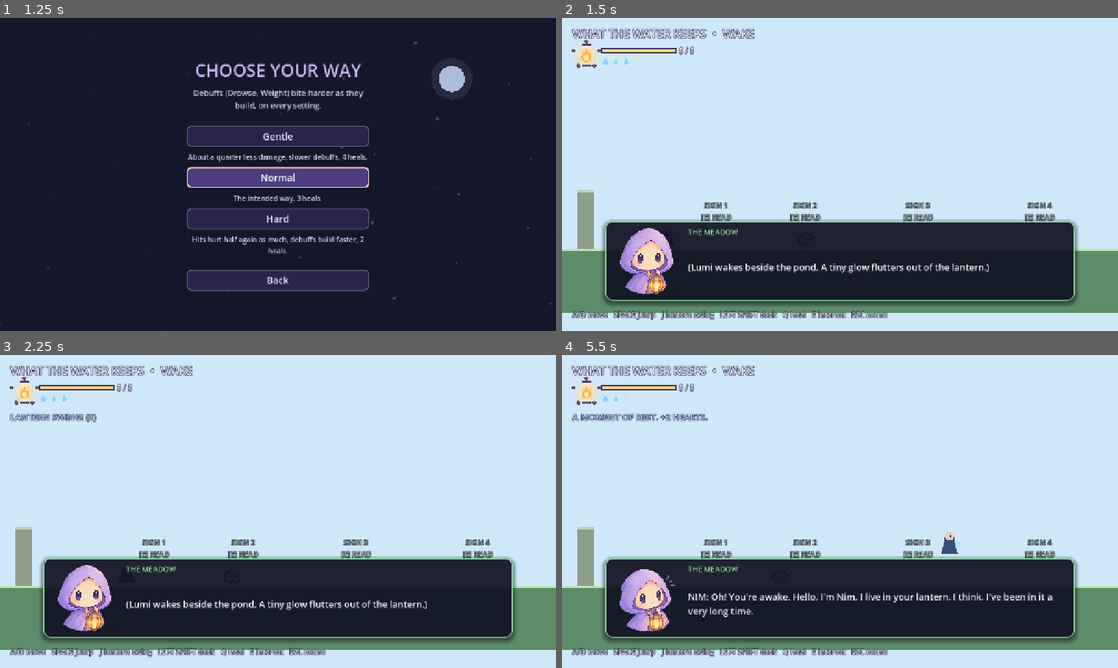
Above: before the commit, frames 1-4 (two rows, left to right).
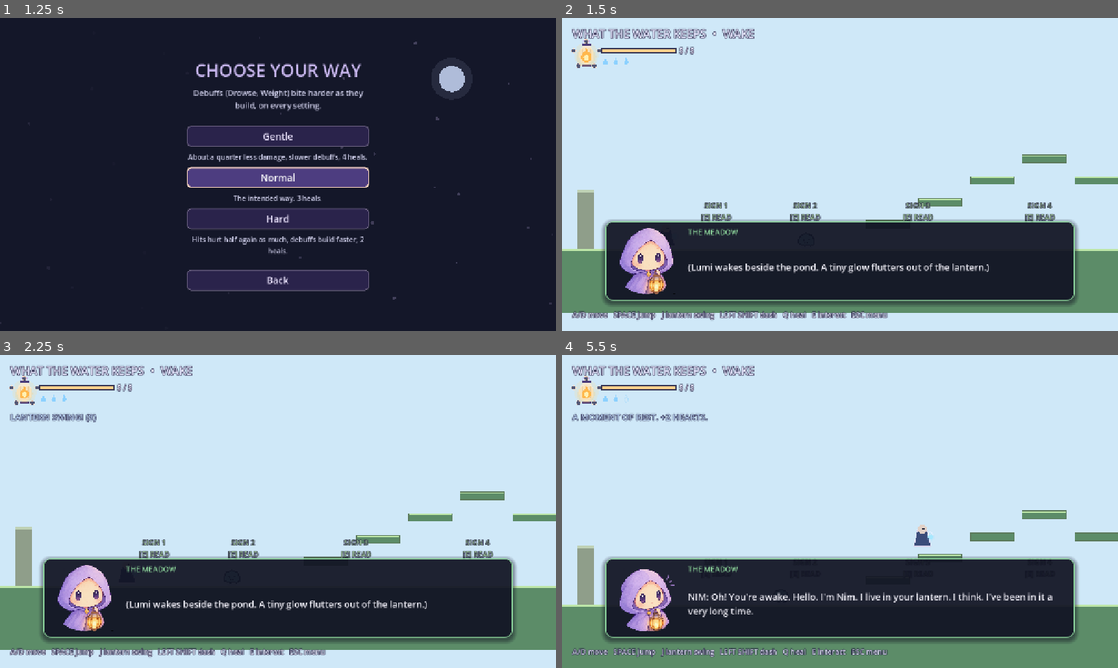
Above: after the commit, the same moments.

Repository: Lunatic5202/what-the-water-keeps
Game: Godot game, scene res://scenes/main.tscn
Same seed, same stepped clock (60 frames per second), same inputs: the game is played once before the commit and once after it.
Inputs:
- Up to frame 1 (1.25 s): click "New Game" at 0.5 s
- Up to frame 2 (1.5 s): click "Normal" at 1.25 s
- Up to frame 3 (2.25 s): tap Enter at 2 s; hold D (move_right) from 2.03 s (still down); tap J (attack) at 2.1 s
- Up to frame 4 (5.5 s): tap Space (jump) at 2.27, 3.02, 4.25, 4.52, 5.27 s; tap Shift (dash) at 2.85 s; release D (move_right) at 3.53 s; hold A (move_left) 3.53-4.28 s; tap T (enter_region) at 3.6 s; hold D (move_right) from 4.28 s (still down); tap I (guard) at 4.35 s; tap Q (heal) at 5.1 s

Frame 1 is identical in both runs. In frame 2, 0.9% of the frame differs, in the area x 54-100%, y 43-65%; in frame 3, 0.9%; in frame 4, 8.3%, in the area x 0-100%, y 49-100%.

Commit message:
Add optional upper meadow route to Wake

Diff:
--- a/scripts/main.gd
+++ b/scripts/main.gd
@@ -45,6 +45,18 @@
 ]
 
 var wake_room := -1
+
+# Optional upper meadow route. It climbs above the tutorial path and descends
+# back to it, giving curious players a second way through the first room.
+# Rect2 coordinates are shared by the drawing and collision code.
+const WAKE_SECRET_PLATFORMS := [
+	Rect2(700, 545, 100, 18),
+	Rect2(820, 495, 100, 18),
+	Rect2(940, 445, 100, 18),
+	Rect2(1060, 395, 100, 18),
+	Rect2(1180, 445, 100, 18),
+	Rect2(1300, 495, 100, 18),
+]
 
 const SIGN_MESSAGES := [
 	"Walk! (it's easy, I believe in you)",
@@ -227,6 +239,10 @@
 	var gt := Palette.WAKE_GROUND_TOP
 	draw_rect(Rect2(0, 610, 2200, 150), g)
 	draw_rect(Rect2(0, 610, 2200, 5), gt)
+	for ledge: Rect2 in WAKE_SECRET_PLATFORMS:
+		draw_rect(ledge, Palette.WAKE_GROUND)
+		draw_rect(Rect2(ledge.position, Vector2(ledge.size.x, 3)), gt)
+		draw_rect(ledge, Color(0.36, 0.48, 0.36, 1.0), false, 2.0)
 
 	# Boss arena - circular moss clearing framed by old trees
 	draw_circle(Vector2(2800, 610), 380, Palette.WAKE_CLEARING)
@@ -259,6 +275,9 @@
 func _create_ground() -> void:
 	# Tutorial path: signs and jelly (0 to 2200)
 	_create_ground_section(Vector2(1100, 650), Vector2(2200, 80), "TutorialGround")
+	for i in range(WAKE_SECRET_PLATFORMS.size()):
+		var ledge: Rect2 = WAKE_SECRET_PLATFORMS[i]
+		_create_ground_section(ledge.get_center(), ledge.size, "WakeSecretPlatform%d" % (i + 1))
 
 	# Boss arena (2200 to 3400)
 	_create_ground_section(Vector2(2800, 650), Vector2(1200, 80), "BossArena")
